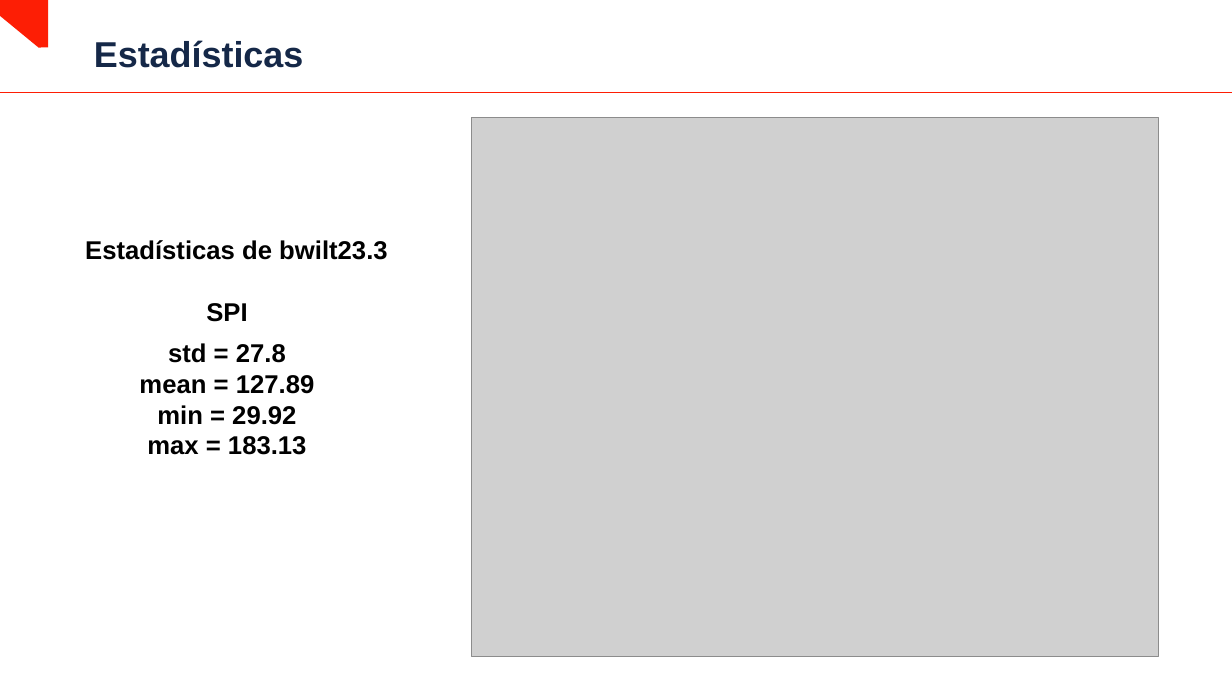
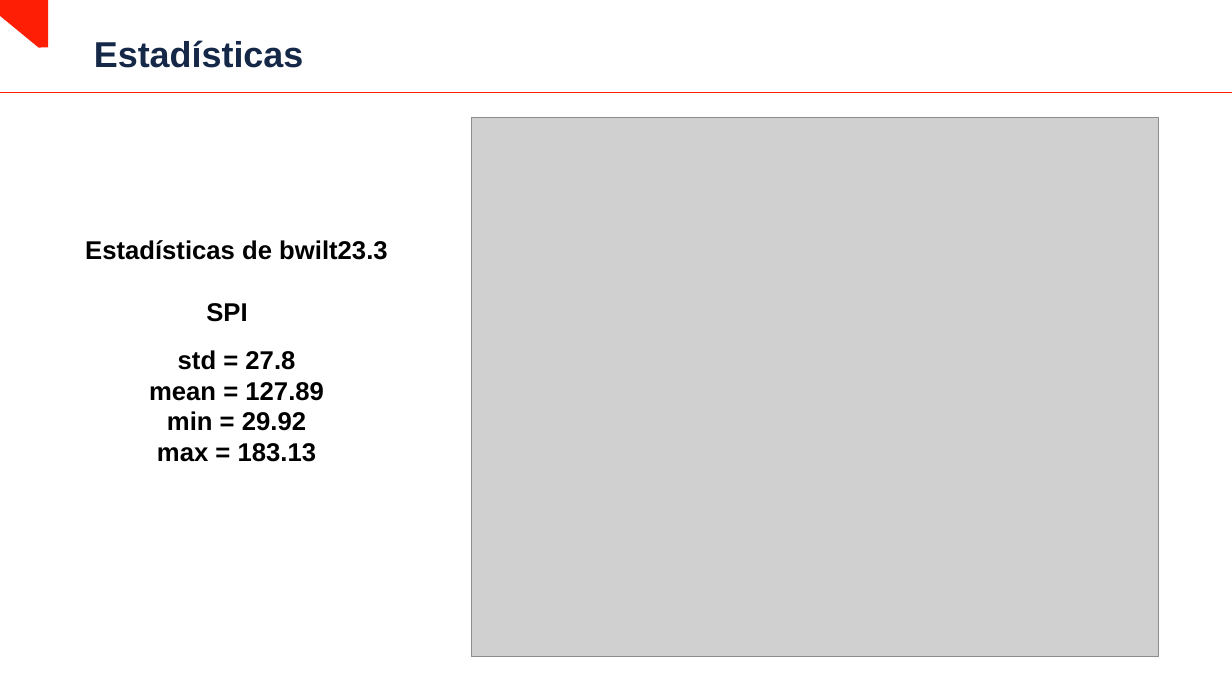
Before and after one commit to MichaelCueto/GeologyML23, a slide deck: slide 3 of 01_Analisis/Estadisticas y Resultados.pptx. Drawn at 1232x693 pixels with LibreOffice and Linux fonts; fonts in the diff are those of the drawing; grey boxes stand for pictures; background and template pictures are left out. Boxes give left, top, right and bottom in pixels: in the first picture for what was removed or moved away, otherwise in the second. Text is boxed around its words. In the diff, an @@ line names an element or a change of style, - is before the commit and + after.

```diff
--- a/01_Analisis/Estadisticas y Resultados.pptx
+++ b/01_Analisis/Estadisticas y Resultados.pptx
@@ text "std = 27.8": place and size @@
-text "std = 27.8" at [139, 343, 315, 455]
+text "std = 27.8" at [149, 350, 324, 462]
```
Also in this commit, not shown: 5 other files.
